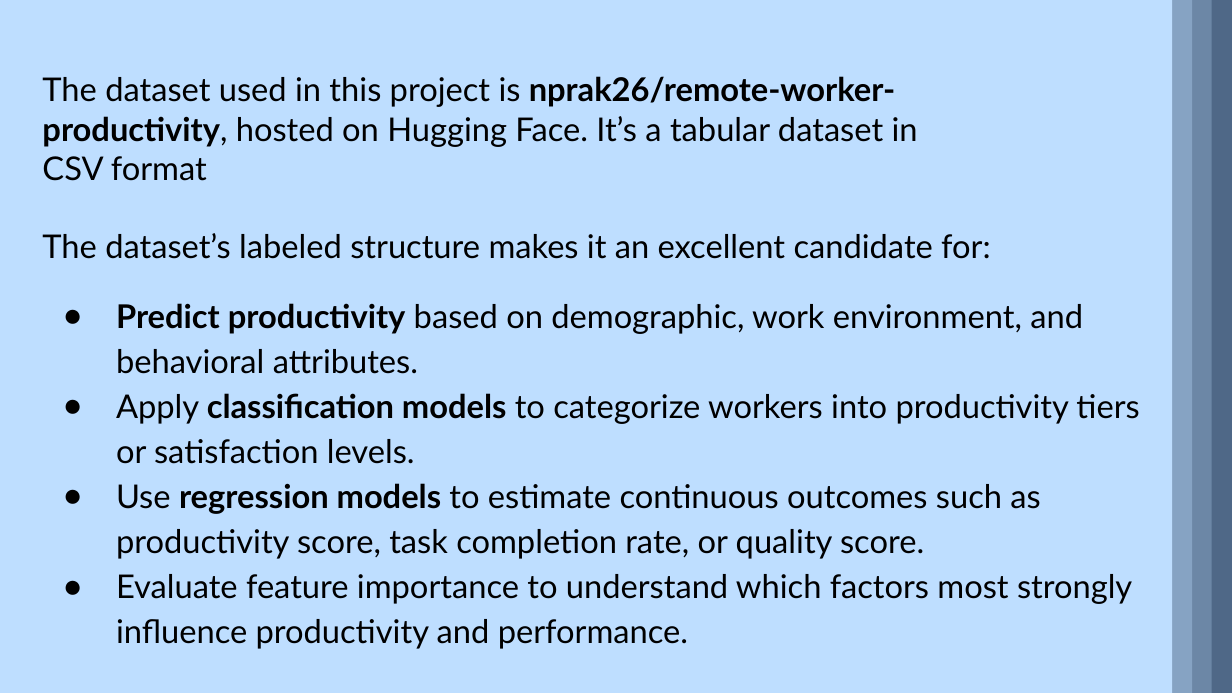
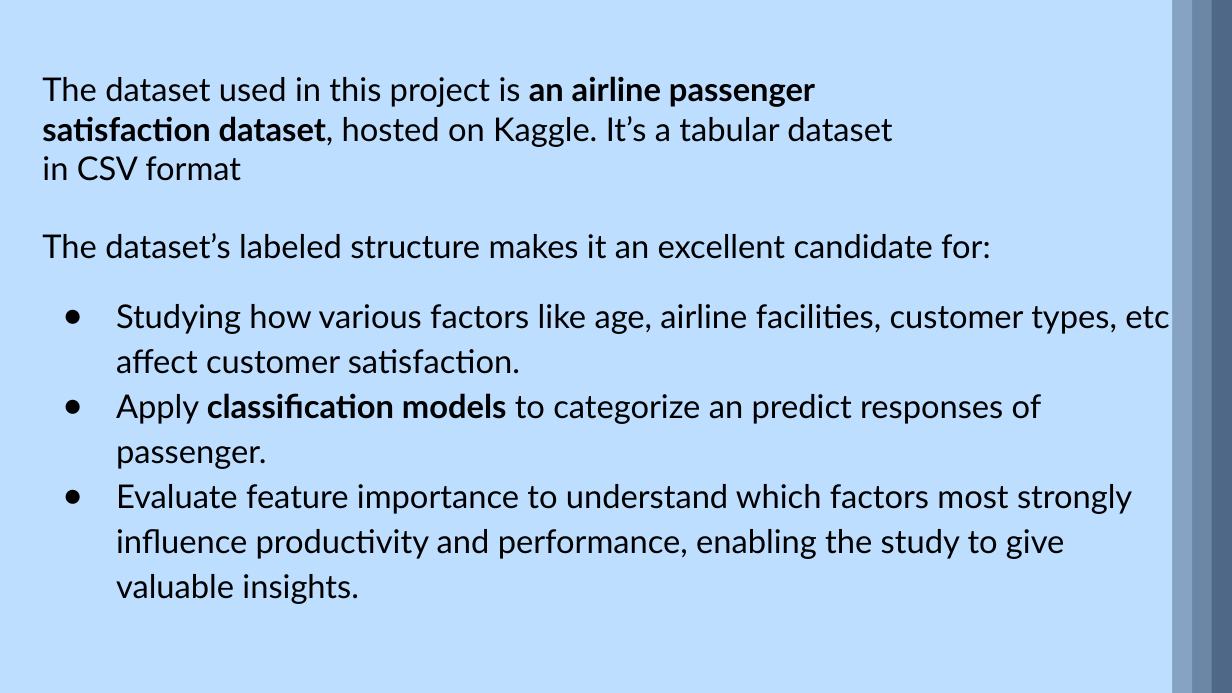
Before and after one commit to nsdcmec/Basics-Of-Machine-Learning, a slide deck: slide 15 of Session 2 - Data Handling And Neural Network Foundations/Data Handling and Neural Network Foundations.pptx. Drawn at 1232x693 pixels with LibreOffice and Linux fonts; fonts in the diff are those of the drawing. Boxes give left, top, right and bottom in pixels: in the first picture for what was removed or moved away, otherwise in the second. Text is boxed around its words. In the diff, an @@ line names an element or a change of style, - is before the commit and + after.

Commit message:
update ppt

```diff
--- a/Session 2 - Data Handling And Neural Network Foundations/Data Handling and Neural Network Foundations.pptx
+++ b/Session 2 - Data Handling And Neural Network Foundations/Data Handling and Neural Network Foundations.pptx
@@ text at (42,76,892,181): text changed @@
-The dataset used in this project is nprak26/remote-worker-productivity, hosted on Hugging Face. It’s a tabular dataset in CSV format
+The dataset used in this project is an airline passenger satisfaction dataset, hosted on Kaggle. It’s a tabular dataset in CSV format
@@ text at (116,304,1169,604): text changed @@
-● Predict productivity based on demographic, work environment, and behavioral attributes.
-● Apply classification models to categorize workers into productivity tiers or satisfaction levels.
-● Use regression models to estimate continuous outcomes such as productivity score, task completion rate, or quality score.
-● Evaluate feature importance to understand which factors most strongly influence productivity and performance.
+● Studying how various factors like age, airline facilities, customer types, etc affect customer satisfaction.
+● Apply classification models to categorize an predict responses of passenger.
+● Evaluate feature importance to understand which factors most strongly influence productivity and performance, enabling the study to give valuable insights.
```
